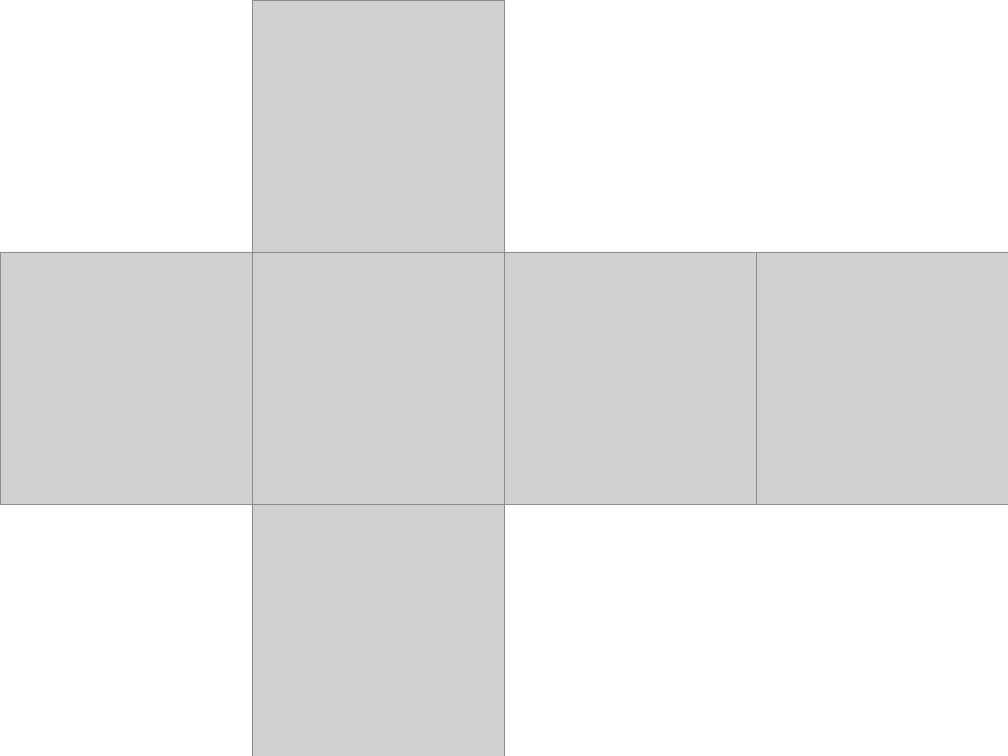
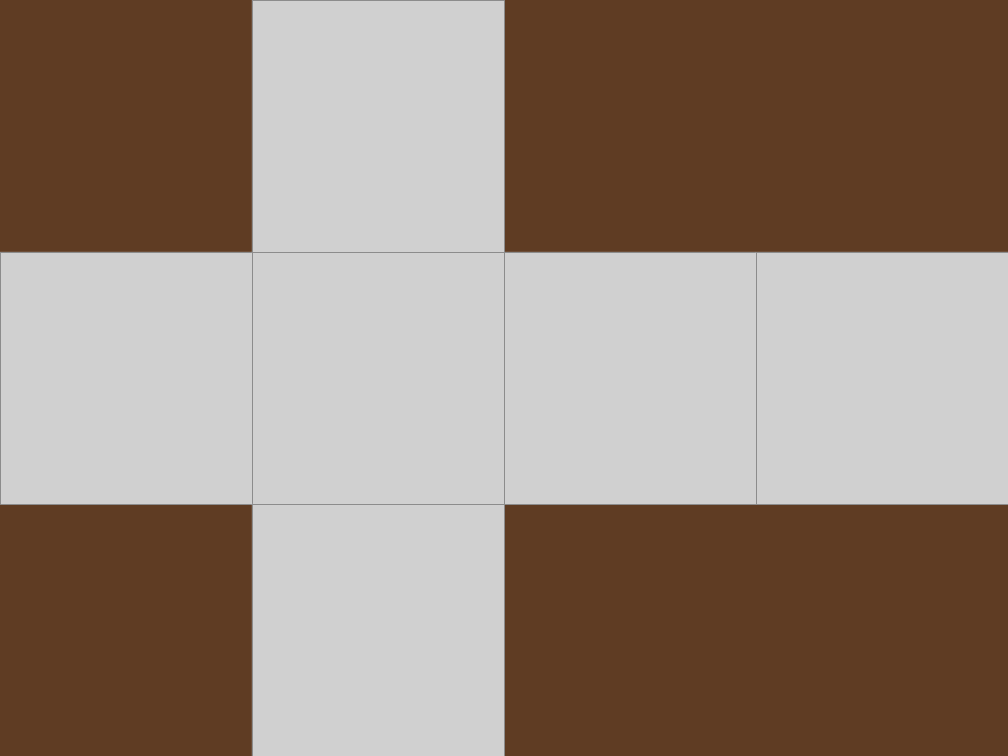
Before and after one commit to dmfrodrigues/feup-cgra-proj, a slide deck: slide 1 of proj/images/crate/crate.odp. Drawn at 1008x756 pixels with LibreOffice and Linux fonts; fonts in the diff are those of the drawing; grey boxes stand for pictures. Boxes give left, top, right and bottom in pixels: in the first picture for what was removed or moved away, otherwise in the second. Text is boxed around its words. In the diff, an @@ line names an element or a change of style, - is before the commit and + after.

```diff
--- a/proj/images/crate/crate.odp
+++ b/proj/images/crate/crate.odp
@@ background #FFFFFF to #5F3C23 @@
```
Also in this commit, not shown: 3 other files.
